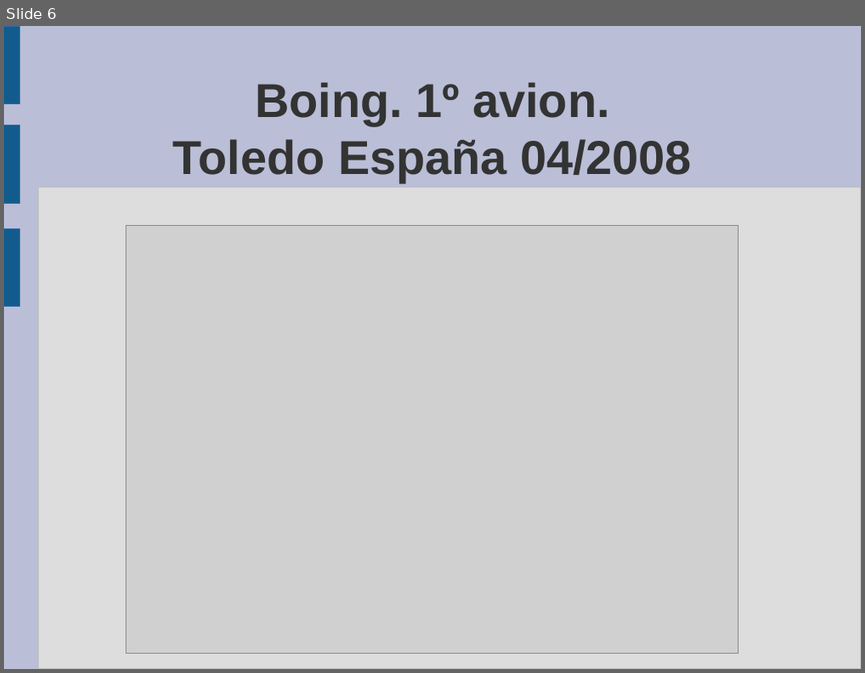
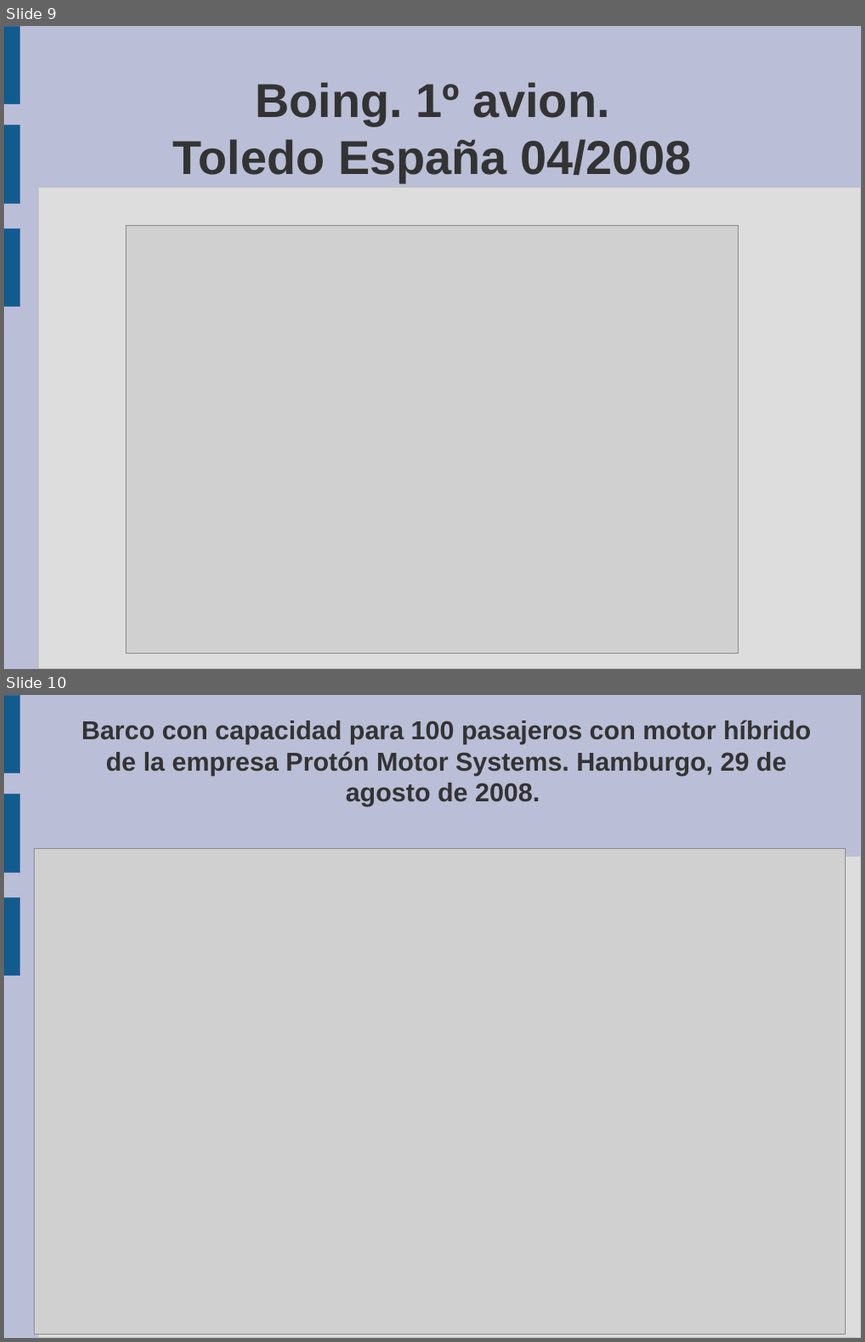
Before and after one commit to guanucoluis/proyecto5r1, a slide deck: Catedras/Tecnologia/MARCO.odp. Shown one above the other, each under a label of ours: slide 6 before the commit, slides 9 and 10 after it. The pictures are 865x673 and 865x1342 pixels, drawn with LibreOffice and Linux fonts; fonts in the diff are those of the drawing; grey boxes stand for pictures. Boxes give left, top, right and bottom in pixels: in the first picture for what was removed or moved away, otherwise in the second. Text is boxed around its words. In the diff, an @@ line names an element or a change of style, - is before the commit and + after.

```diff
--- a/Catedras/Tecnologia/MARCO.odp
+++ b/Catedras/Tecnologia/MARCO.odp
@@ slide 10 added at (4, 695, 861, 1338), background #BABED6; not listed: 4 template elements that a slide beside it also shows @@
@@ title added at (81, 720, 811, 806), 24 pt, text #333333, bold @@
+Barco con capacidad para 100 pasajeros con motor híbrido de la empresa Protón Motor Systems. Hamburgo, 29 de agosto de 2008.
@@ picture added at (35, 848, 846, 1334) @@
@@ what was slide 6 is now slide 9 @@
```
Also in this commit, not shown: 3 slides changed, 7 other slides added, 5 slides removed, 12 other files.
